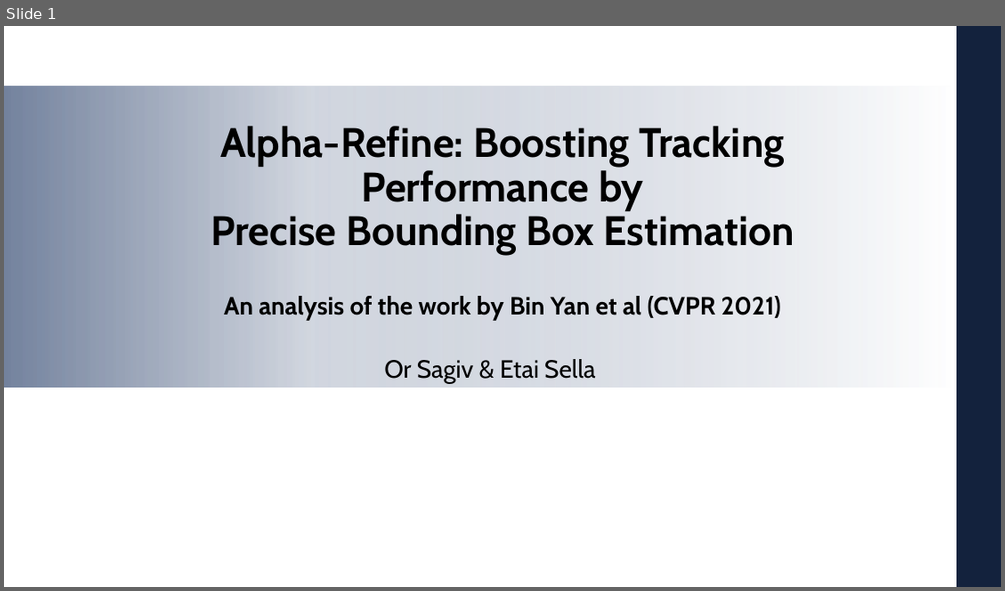
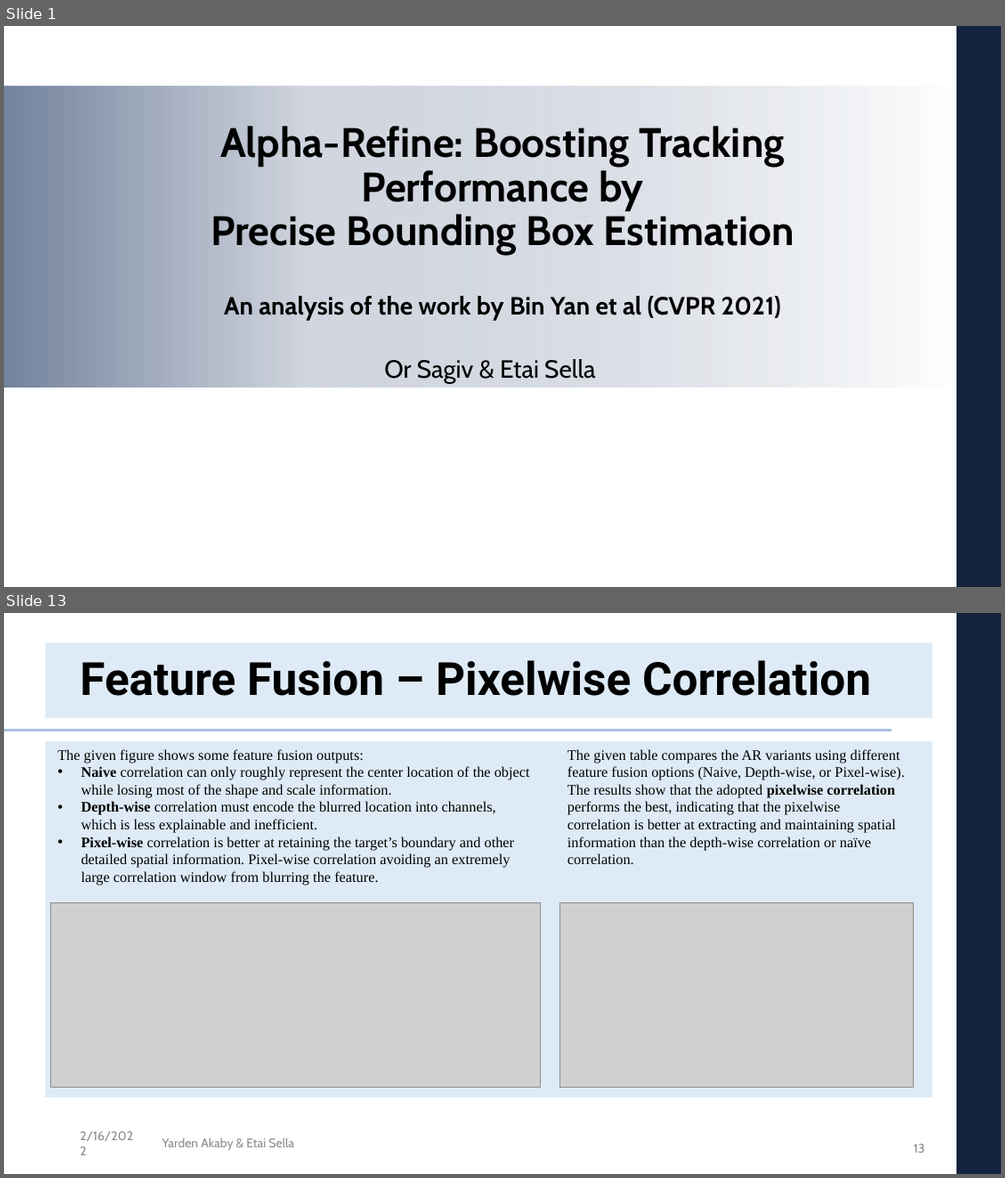
Before and after one commit to etaisella/AlphaRefine, a slide deck: Presentation/DL_project_presentation.pptx. Shown one above the other, each under a label of ours: slide 1 before the commit, slides 1 and 13 after it; the slides between them are not shown. The pictures are 1005x591 and 1005x1178 pixels, drawn with LibreOffice and Linux fonts; fonts in the diff are those of the drawing; grey boxes stand for pictures; background and template pictures are left out. Boxes give left, top, right and bottom in pixels: in the first picture for what was removed or moved away, otherwise in the second. Text is boxed around its words. In the diff, an @@ line names an element or a change of style, - is before the commit and + after.

```diff
--- a/Presentation/DL_project_presentation.pptx
+++ b/Presentation/DL_project_presentation.pptx
@@ slide 13 added at (4, 613, 1001, 1174), background #FFFFFF; not listed: 2 template elements that a slide beside it also shows @@
@@ rectangle added at (45, 643, 932, 718), fill #DEEBF7 @@
@@ title added at (80, 660, 871, 696), 44 pt, text #000000, bold @@
+Feature Fusion – Pixelwise Correlation
@@ line added from (4, 730) to (890, 730), #ABC0E4 2.25 pt @@
@@ rectangle added at (45, 742, 932, 1097), fill #DEEBF7 @@
@@ text added at (57, 749, 530, 885), 14 pt, text #000000 @@
+The given figure shows some feature fusion outputs:
+• Naive correlation can only roughly represent the center location of the object while losing most of the shape and scale information.
+• Depth-wise correlation must encode the blurred location into channels, which is less explainable and inefficient.
+• Pixel-wise correlation is better at retaining the target’s boundary and other detailed spatial information. Pixel-wise correlation avoiding an extremely large correlation window from blurring the feature.
@@ text added at (567, 749, 905, 865), 14 pt, text #000000 @@
+The given table compares the AR variants using different feature fusion options (Naive, Depth-wise, or Pixel-wise).
+The results show that the adopted pixelwise correlation performs the best, indicating that the pixelwise correlation is better at extracting and maintaining spatial information than the depth-wise correlation or naïve correlation.
@@ picture added at (50, 903, 541, 1087) @@
@@ picture added at (560, 903, 914, 1087) @@
@@ text added at (80, 1131, 133, 1141), 12 pt, text #8C8C8C @@
+2/16/2022
@@ text added at (162, 1137, 294, 1151), 12 pt, text #8C8C8C @@
+Yarden Akaby & Etai Sella
@@ page number added at (914, 1143, 925, 1152), 12 pt, text #8C8C8C @@
+13
```
Also in this commit, not shown: 8 slides changed, 6 other slides added.
